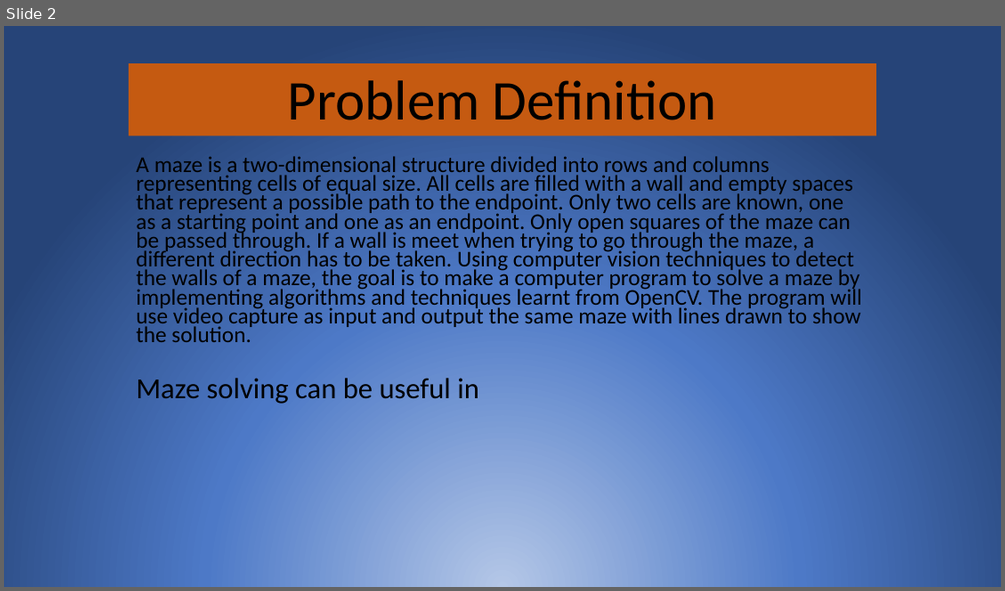
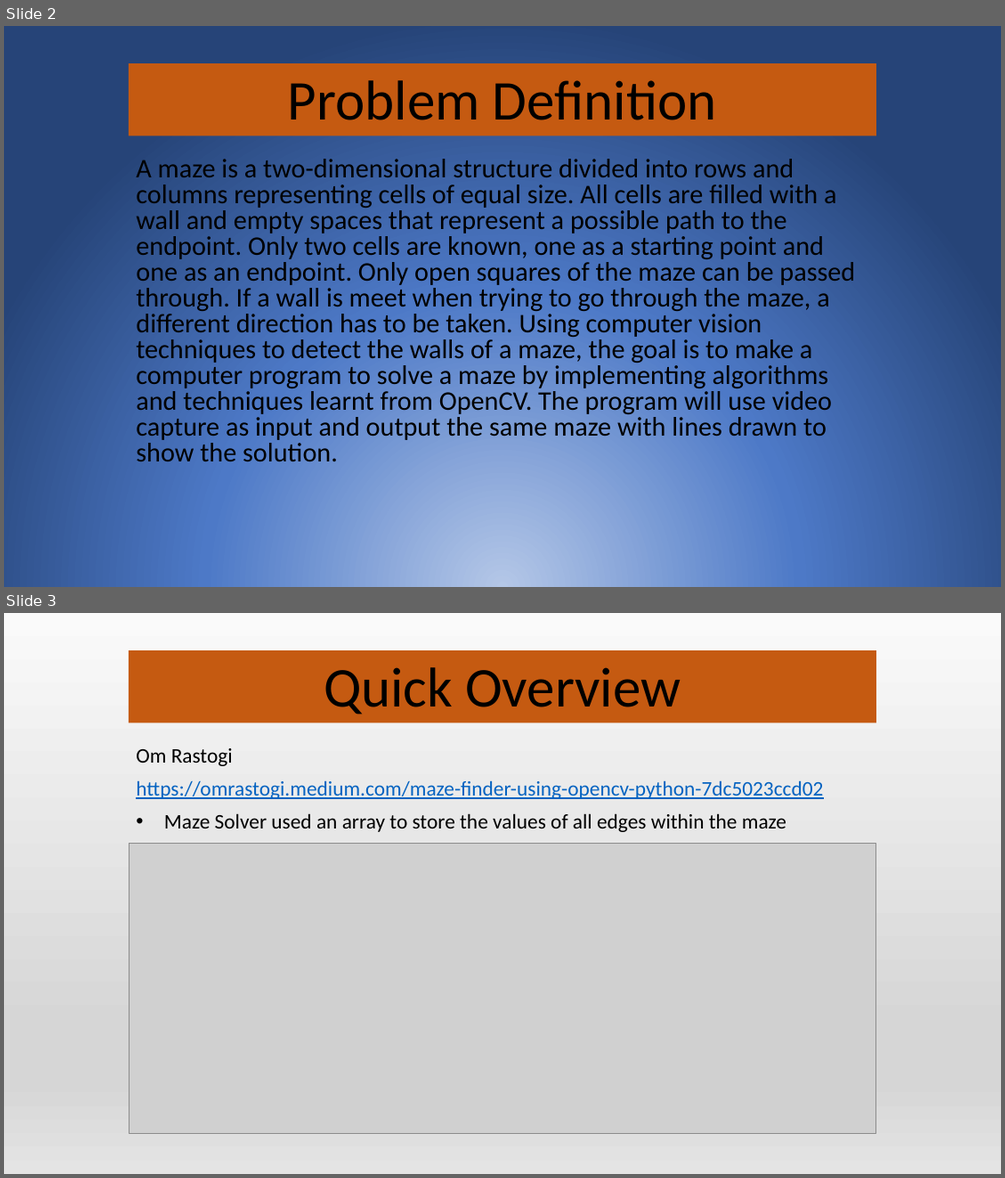
Before and after one commit to BenLee8602/maze-solver, a slide deck: Presentation1.pptx. Shown one above the other, each under a label of ours: slide 2 before the commit, slides 2 and 3 after it. The pictures are 1005x591 and 1005x1178 pixels, drawn with LibreOffice and Linux fonts; fonts in the diff are those of the drawing; grey boxes stand for pictures. Boxes give left, top, right and bottom in pixels: in the first picture for what was removed or moved away, otherwise in the second. Text is boxed around its words. In the diff, an @@ line names an element or a change of style, - is before the commit and + after.

```diff
--- a/Presentation1.pptx
+++ b/Presentation1.pptx
@@ slide 3 added at box(4, 613, 1001, 1174), background gradient #FAFAFA to #D7D7D7 to #E4E4E4 @@
@@ title added at box(129, 650, 877, 723), fill #C55A11, 54 pt, text #000000 @@
+Quick Overview
@@ subtitle added at box(136, 748, 823, 832), 20 pt, text #0563C1, underline @@
+Om Rastogi
+https://omrastogi.medium.com/maze-finder-using-opencv-python-7dc5023ccd02
+• Maze Solver used an array to store the values of all edges within the maze
@@ picture added at box(129, 844, 877, 1133) @@
@@ slide 2 changed as well @@
@@ subtitle "A maze is a two-dimensional ..." at box(136, 159, 855, 462): size 21.7 to 25.9 pt; line spacing 0.7 to 0.8 @@
@@ text removed at box(136, 378, 479, 403) @@
-Maze solving can be useful in
```
Also in this commit, not shown: 1 other slide changed, 4 other slides added, 3 slides removed.
